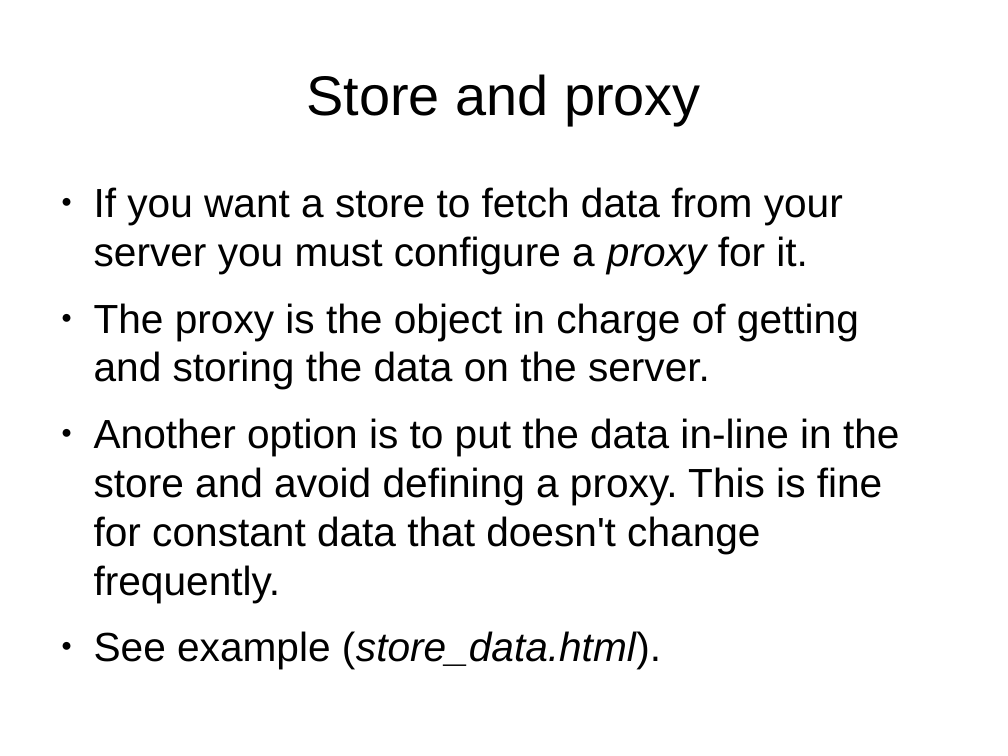
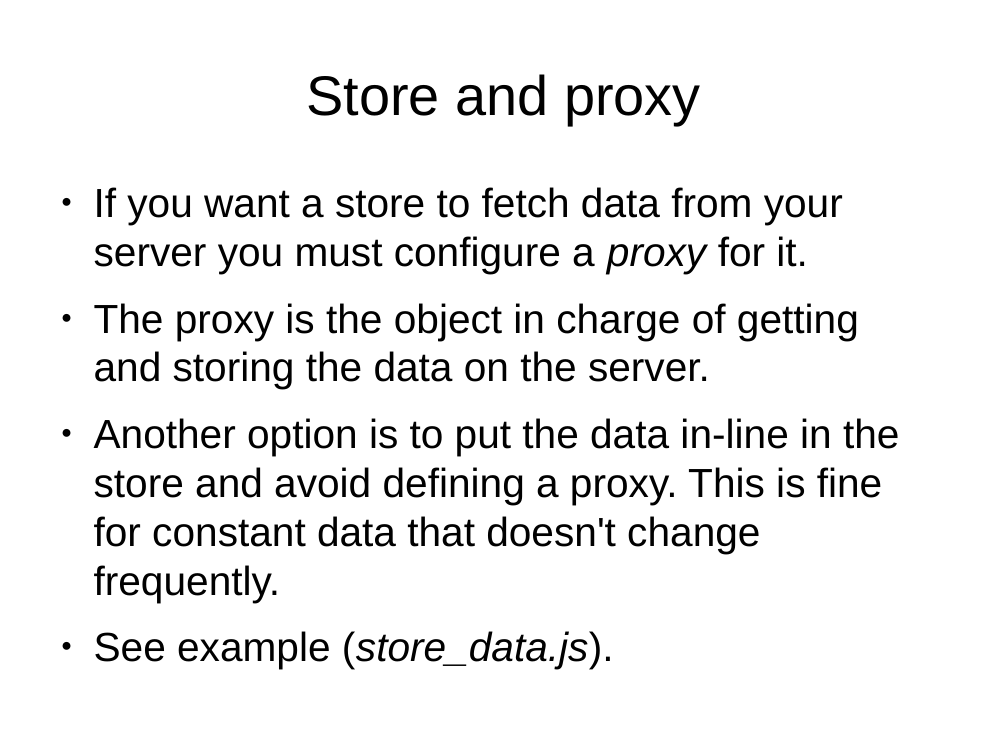
Before and after one commit to veltzer/demos, a slide deck: slide 21 of javascript/extjs/doc/extjs_data.odp (slide 13 before the commit). Drawn at 1008x756 pixels with LibreOffice and Linux fonts; fonts in the diff are those of the drawing. Boxes give left, top, right and bottom in pixels: in the first picture for what was removed or moved away, otherwise in the second. Text is boxed around its words. In the diff, an @@ line names an element or a change of style, - is before the commit and + after.

```diff
--- a/javascript/extjs/doc/extjs_data.odp
+++ b/javascript/extjs/doc/extjs_data.odp
@@ text at [94, 631, 614, 669]: text changed; italic off @@
-● See example (store_data.html).
+● See example (store_data.js).
```
Also in this commit, not shown: 7 slides added, 6 other files.
